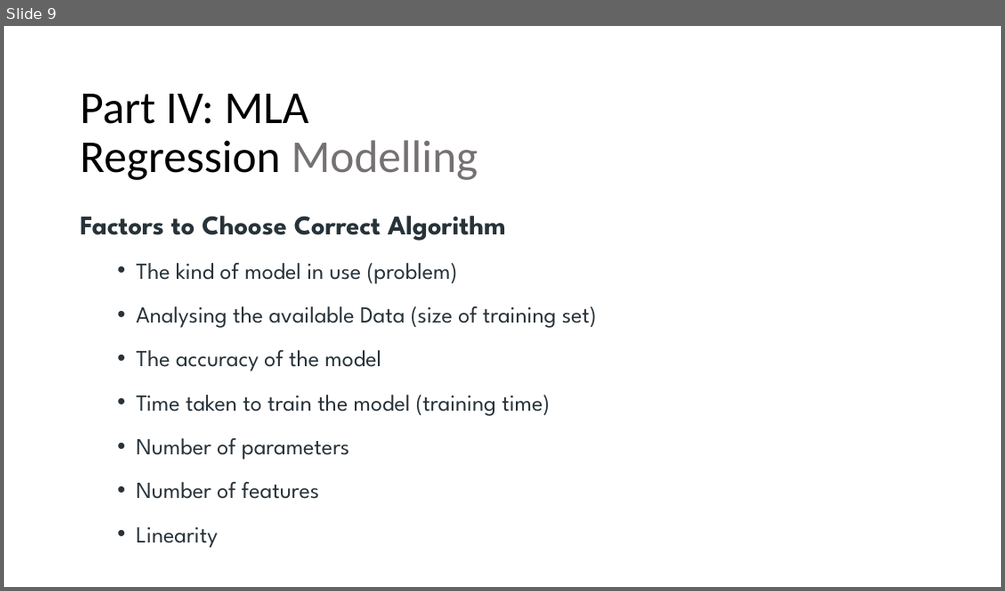
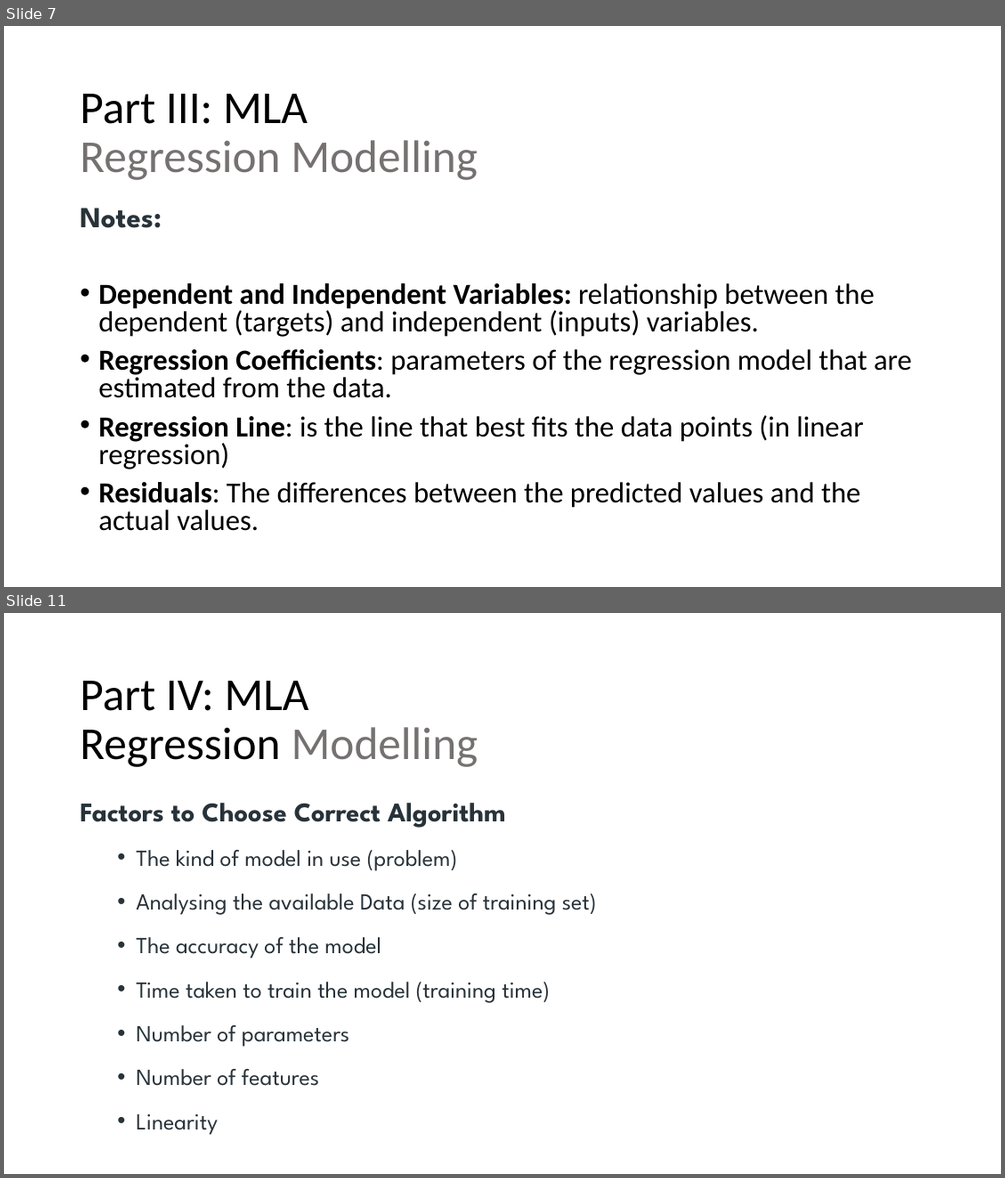
Before and after one commit to luferIPCA/MIA-MLA-25-26, a slide deck: Slides/5 - MIA - MLA -II - Regression.ppsx. Shown one above the other, each under a label of ours: slide 9 before the commit, slides 7 and 11 after it; the slides between them are not shown. The pictures are 1005x591 and 1005x1178 pixels, drawn with LibreOffice and Linux fonts; fonts in the diff are those of the drawing. Boxes give left, top, right and bottom in pixels: in the first picture for what was removed or moved away, otherwise in the second. Text is boxed around its words. In the diff, an @@ line names an element or a change of style, - is before the commit and + after.

Commit message:
Refression Models

```diff
--- a/Slides/5 - MIA - MLA -II - Regression.ppsx
+++ b/Slides/5 - MIA - MLA -II - Regression.ppsx
@@ slide 7 added at (4,26,1001,587), background #FFFFFF @@
@@ title added at (80,94,477,180), 44 pt, text #767171 @@
+Part III: MLA
+Regression Modelling
@@ text added at (80,208,912,531), 28 pt, text #000000 @@
+Notes:
+• Dependent and Independent Variables: relationship between the dependent (targets) and independent (inputs) variables.
+• Regression Coefficients: parameters of the regression model that are estimated from the data.
+• Regression Line: is the line that best fits the data points (in linear regression)
+• Residuals: The differences between the predicted values and the actual values.
@@ what was slide 9 is now slide 11 @@
```
Also in this commit, not shown: 11 slides changed, 6 other slides added.
